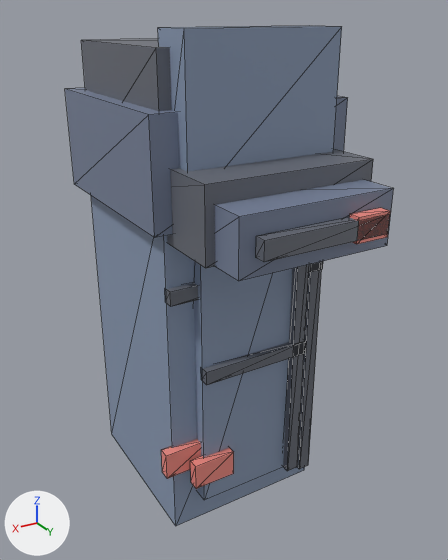
Renders of the glTF model scenes/mecha/parts/leg_left/tankmech_leg_left.glb from each side of a commit.
The view is the same before and after, from a 50 mm lens placed at (1.087, 1.986, 0.287), pointed at (-0.016, 0.147, -0.632). Every picture has the same lights, and +X, +Y and +Z are marked at lower left. The picture after the commit comes second. Mesh edges are drawn as thin lines.

Before the edit, the objects in view are built like this:
```python
ob_legl_foot_toe = bpy.data.objects.new('legL_foot_toe', me_legl_foot_toe)
ob_legl_foot_toe.location = (0.0, 0.0, 0.0)
ob_legl_hip_cap = bpy.data.objects.new('legL_hip_cap', me_legl_hip_cap)
ob_legl_hip_cap.location = (0.0, 0.0, 0.0)
ob_legl_knee = bpy.data.objects.new('legL_knee', me_legl_knee)
ob_legl_knee.location = (0.0, 0.0, 0.0)
ob_legl_shin_guard = bpy.data.objects.new('legL_shin_guard', me_legl_shin_guard)
ob_legl_shin_guard.location = (0.0, 0.0, 0.0)
ob_legl_thigh = bpy.data.objects.new('legL_thigh', me_legl_thigh)
ob_legl_thigh.location = (0.0, 0.0, 0.0)
ob_legl_thigh_accent = bpy.data.objects.new('legL_thigh_accent', me_legl_thigh_accent)
ob_legl_thigh_accent.location = (0.0, 0.0, 0.0)
ob_legl_thigh_line_h = bpy.data.objects.new('legL_thigh_line_h', me_legl_thigh_line_h)
ob_legl_thigh_line_h.location = (0.0, 0.0, 0.0)
ob_legl_thigh_line_v = bpy.data.objects.new('legL_thigh_line_v', me_legl_thigh_line_v)
ob_legl_thigh_line_v.location = (0.0, 0.0, 0.0)
# also in view: 'legL_shin_line_v' at (-0.18, 0.39, -0.8); 'legL_shin_line_h' at (0.0, 0.39, -0.85); 'legL_foot' at (0.0, 0.1, -0.25); 'legL_shin_accent' at (0.18, 0.39, -1.25); 'legL_knee_plate' at (0.0, 0.34, 0.0)
```
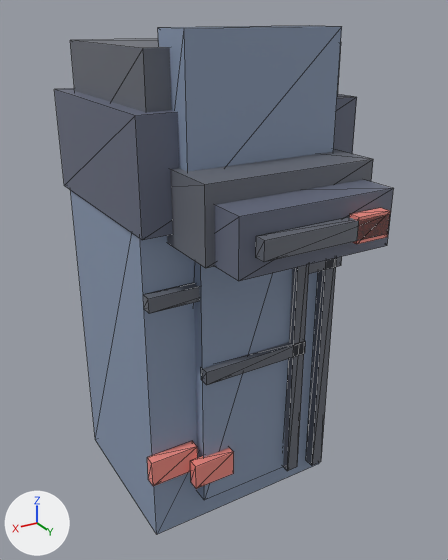
What the commit changed:
me_legl_hip_cap is used by ob_legl_hip_cap; location (0.0, 0.0, 0.0).
me_legl_hip_cap had 8 vertices, 12 faces and spanned x -0.36..0.36, y -0.37..0.37, z -0.33..0.03.
me_legl_hip_cap now has 8 vertices, 12 faces and spans x -0.4..0.4, y -0.37..0.37, z -0.33..0.03.
me_legl_hip_cap part 1: the whole mesh is scaled about its middle by (1.11, 1, 1).
me_legl_hip_cap part 2: 12 faces centred in x -0.36..0.36, y -0.37..0.37, z -0.33..0.03 are repainted in the vertex colours; the middle colour goes from greyish blue #78839b to greyish blue #666c7f.
me_legl_thigh is used by ob_legl_thigh; location (0.0, 0.0, 0.0).
me_legl_thigh had 8 vertices, 12 faces and spanned x -0.31..0.31, y -0.33..0.33, z -1.52..-0.22.
me_legl_thigh now has 8 vertices, 12 faces and spans x -0.39..0.39, y -0.33..0.33, z -1.52..-0.22.
me_legl_thigh part 3: the whole mesh is scaled about its middle by (1.26, 1, 1).
me_legl_thigh_line_h is used by ob_legl_thigh_line_h; location (0.0, 0.0, 0.0).
me_legl_thigh_line_h had 8 vertices, 12 faces and spanned x -0.31..0.31, y 0.32..0.36, z -0.575..-0.525.
me_legl_thigh_line_h now has 8 vertices, 12 faces and spans x -0.39..0.39, y 0.33..0.37, z -0.575..-0.525.
me_legl_thigh_line_h part 4: the whole mesh is scaled about its middle by (1.26, 1, 1), then moved by (0.0, 0.01, 0.0).
me_legl_thigh_line_v is used by ob_legl_thigh_line_v; location (0.0, 0.0, 0.0).
me_legl_thigh_line_v had 8 vertices, 12 faces and spanned x -0.305..-0.255, y 0.32..0.36, z -1.47..-0.27.
me_legl_thigh_line_v now has 8 vertices, 12 faces and spans x -0.365..-0.315, y 0.33..0.37, z -1.47..-0.27.
me_legl_thigh_line_v part 5: the whole mesh is moved by (-0.06, 0.01, 0.0).
me_legl_thigh_accent is used by ob_legl_thigh_accent; location (0.0, 0.0, 0.0).
me_legl_thigh_accent had 8 vertices, 12 faces and spanned x 0.17..0.35, y 0.32..0.36, z -1.25..-1.15.
me_legl_thigh_accent now has 8 vertices, 12 faces and spans x 0.23..0.41, y 0.33..0.37, z -1.25..-1.15.
me_legl_thigh_accent part 6: the whole mesh is moved by (0.06, 0.01, 0.0).
me_legl_knee is used by ob_legl_knee; location (0.0, 0.0, 0.0).
me_legl_knee had 8 vertices, 12 faces and spanned x -0.31..0.31, y -0.29..0.33, z -0.2..0.2.
me_legl_knee now has 8 vertices, 12 faces and spans x -0.35..0.35, y -0.29..0.33, z -0.2..0.2.
me_legl_knee part 7: the whole mesh is scaled about its middle by (1.13, 1, 1).
me_legl_foot_toe has 8 vertices, 12 faces and spans x -0.27..0.27, y 0.42..0.7, z -0.37..-0.19.
me_legl_foot_toe is used by ob_legl_foot_toe; location (0.0, 0.0, 0.0).
me_legl_foot_toe part 8: 12 faces centred in x -0.27..0.27, y 0.42..0.7, z -0.37..-0.19 are repainted in the vertex colours; the middle colour goes from greyish blue #78839b to greyish blue #666c7f.

Where the change shows, as pixel boxes [x1, y1, x2, y2] in the pictures (448 x 560 px; the box of a moved part takes in the faces that stretch with it):
'legL_thigh', rescaled (16% wider): before [91, 196, 305, 526]; after [70, 190, 319, 534]
'legL_hip_cap', recoloured, rescaled (7% wider): before [65, 88, 348, 238]; after [54, 88, 357, 240]
'legL_knee', rescaled: before [81, 38, 172, 111]; after [70, 38, 341, 112]
'legL_thigh_line_v', moved: before [297, 262, 322, 469]; after [306, 259, 337, 465]
'legL_thigh_accent', moved: before [161, 439, 201, 479]; after [147, 441, 198, 486]
'legL_thigh_line_h', rescaled (26% wider, 23% taller): before [165, 261, 323, 307]; after [143, 257, 342, 314]
part 1 of me_legl_hip_cap, moved or reshaped: before [65, 88, 348, 238]; after [54, 88, 357, 240]
part 2 of me_legl_hip_cap, recoloured: before [65, 88, 348, 238]; after [54, 88, 357, 240]
part 8 of me_legl_foot_toe, recoloured: [215, 180, 394, 281] in both
